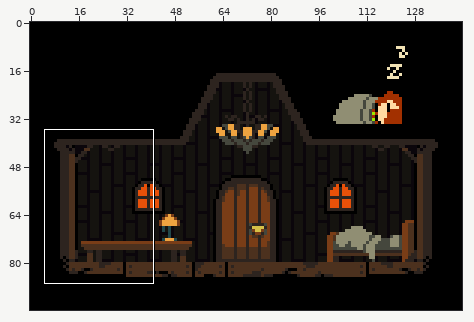
Two states of a pixel-art file, Assets/Sprites/hero-house-final.aseprite. Above, an overview of the earlier version with the close-up marked.
Close-up. First the earlier version:
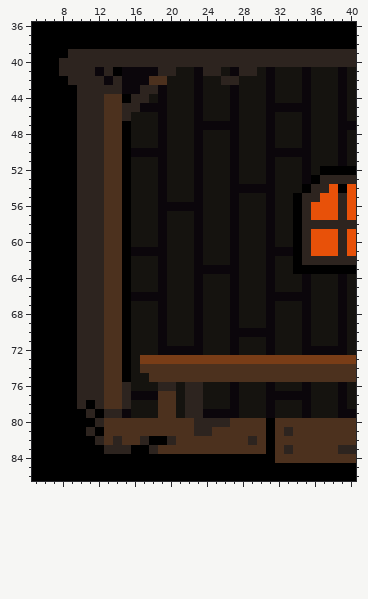
144x96 pixels, 1 frame. Shown: x 5..40, y 36..86. The commit also changed other parts of the picture, which this record leaves out.
New version:
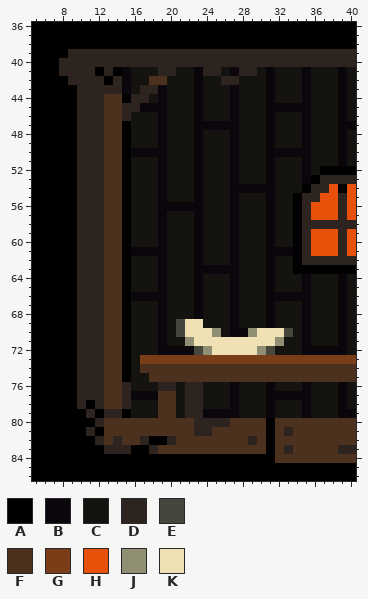
Palette (. is transparent): A #000000  B #0b060b  C #15130f  D #2d241f  E #45473d  F #4c311e  G #793d17  H #e85109  J #908e73  K #f0e1b4
Changes in this commit:
layer "outside" now hidden
layer "tiled-walls" added
Layers "objects", "interior":
The author changed colour B to colour A in row 41 at x 12; in row 42 at x 13; in row 79 at x 15.
The author changed colour B to colour C in row 41 at x 16 to 18; in row 42 at x 16 to 17; in row 43 at x 16.
The author changed colour B to colour E in row 72 at x 23 and 31.
The author changed colour C to colour E in row 69 at x 21; in row 70 at x 21 and 33.
The author changed colour B to colour J in row 70 at x 29.
The author changed colour C to colour J in row 70 at x 25; in row 71 at x 22 and 32; in row 72 at x 24 and 30.
The author changed colour B to colour K in row 69 at x 23; in row 70 at x 23 and 30 to 31; in row 71 at x 23, 27 and 31; in row 72 at x 27.
The author changed colour C to colour K in row 69 at x 22; in row 70 at x 22, 24 and 32; in row 71 at x 24 to 26 and 28 to 30; in row 72 at x 25 to 26 and 28 to 29.
